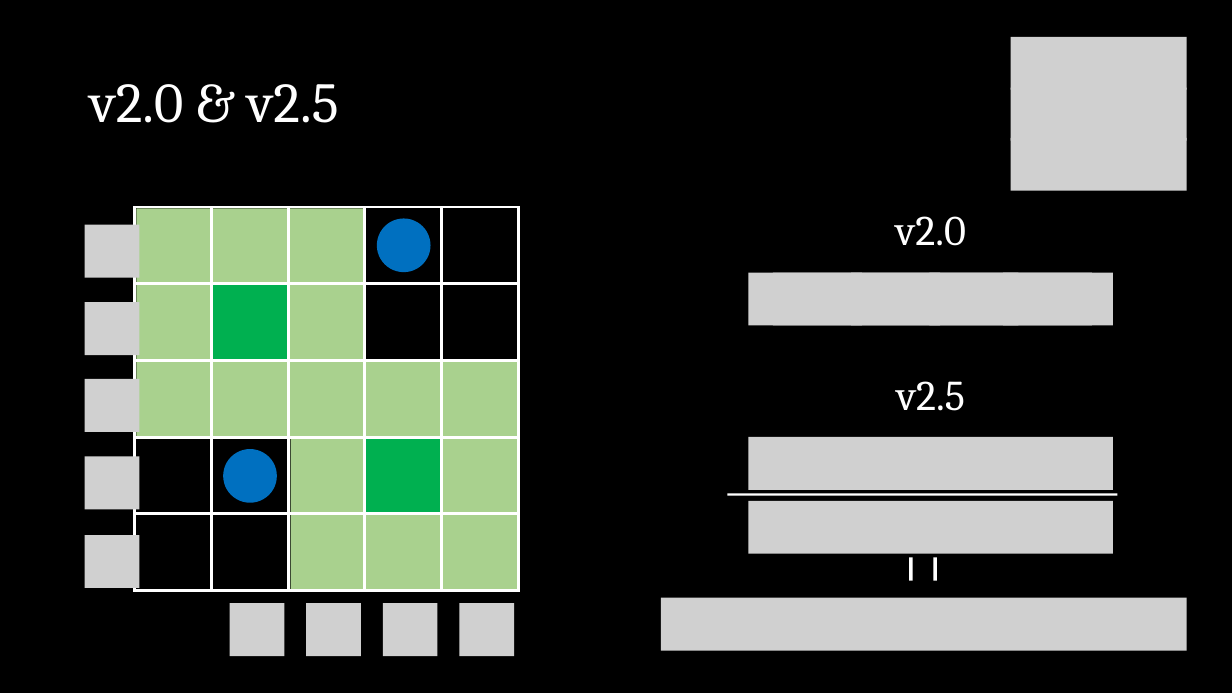
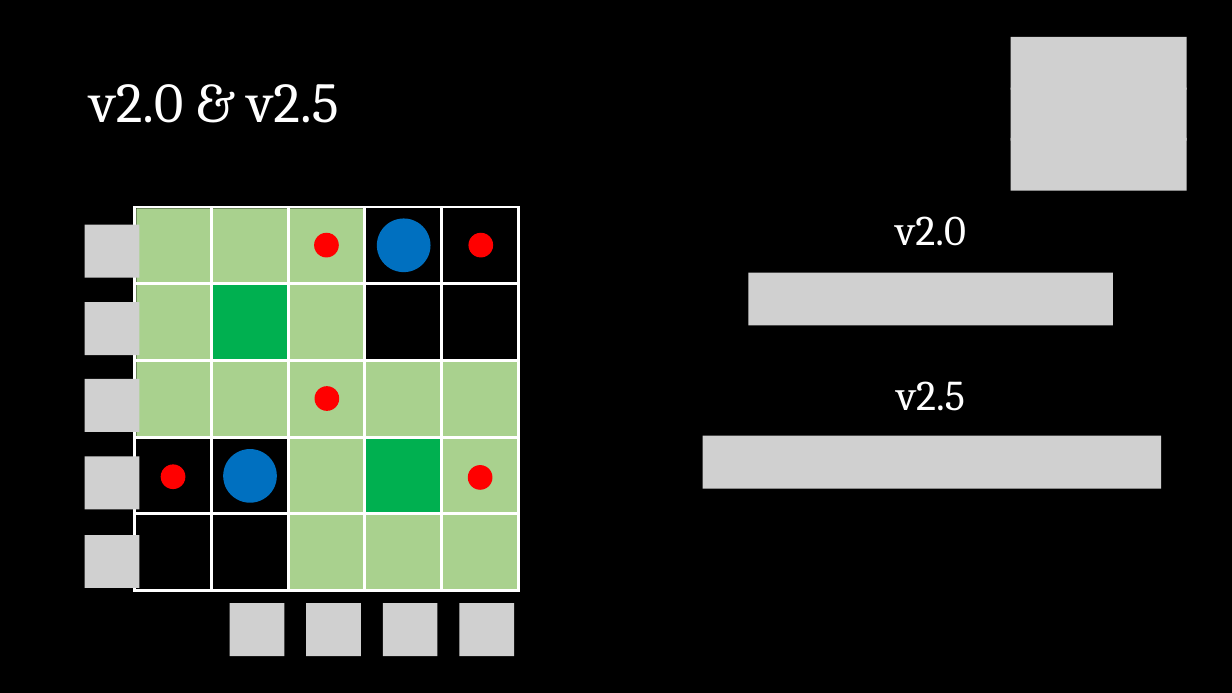
Before and after one commit to jCodingStuff/NCMMLProject, a slide deck: slide 14 of presentation/presentation.pptx. Drawn at 1232x693 pixels with LibreOffice and Linux fonts; fonts in the diff are those of the drawing; grey boxes stand for pictures. Boxes give left, top, right and bottom in pixels: in the first picture for what was removed or moved away, otherwise in the second. Text is boxed around its words. In the diff, an @@ line names an element or a change of style, - is before the commit and + after.

```diff
--- a/presentation/presentation.pptx
+++ b/presentation/presentation.pptx
@@ ellipse added at [314,233,339,258], fill #FF0000 @@
@@ ellipse added at [469,233,494,258], fill #FF0000 @@
@@ ellipse added at [315,386,340,411], fill #FF0000 @@
@@ picture: place and size @@
-picture at [749,437,1113,490]
+picture at [703,436,1161,488]
@@ ellipse added at [161,464,186,489], fill #FF0000 @@
@@ ellipse added at [468,465,493,490], fill #FF0000 @@
@@ rectangle removed at [728,494,1118,496] @@
@@ picture removed at [749,501,1113,554] @@
@@ rectangle removed at [909,558,913,581] @@
@@ rectangle removed at [933,558,937,581] @@
@@ picture removed at [661,598,1187,651] @@
```
Also in this commit, not shown: 1 other slide changed, 4 slides added.
